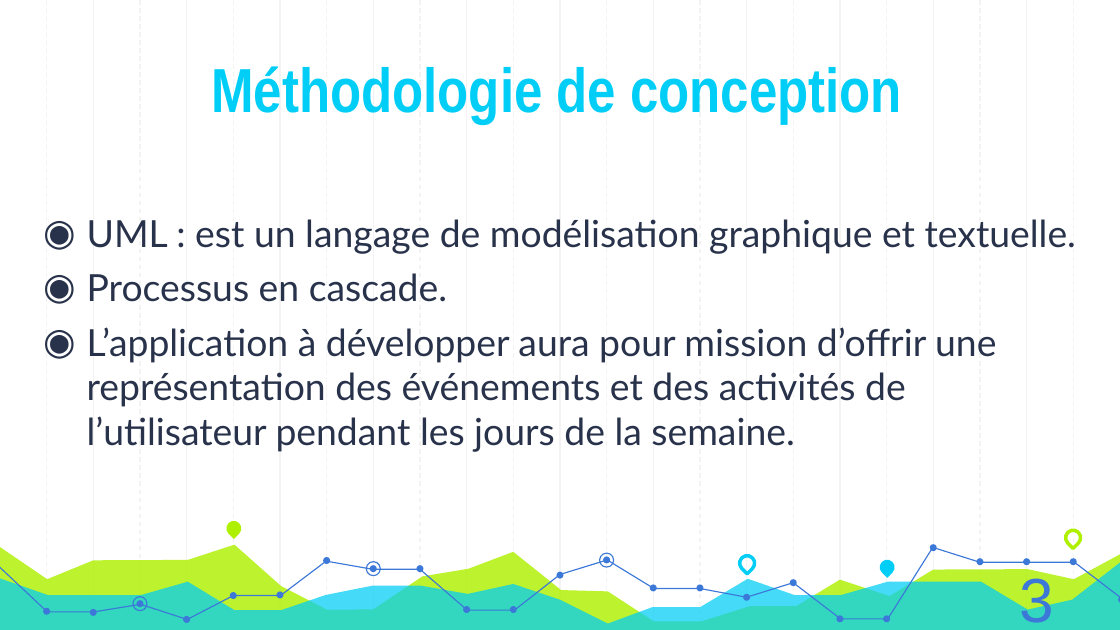
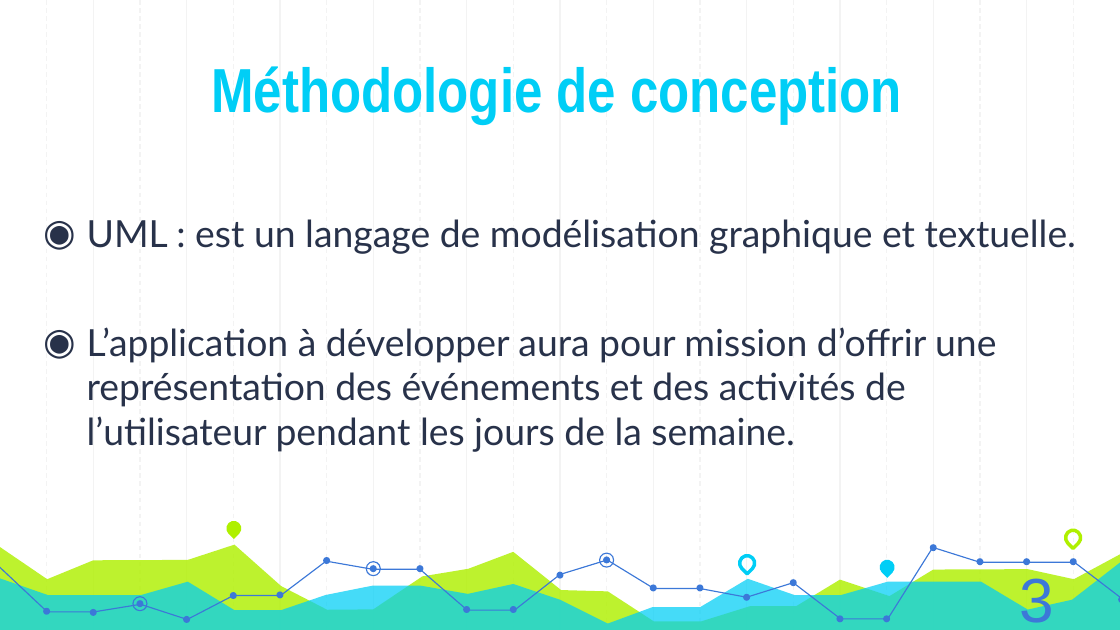
Before and after one commit to AzeddineZadir/docpfc, a slide deck: slide 6 of présentation licence 3.pptx. Drawn at 1120x630 pixels with LibreOffice and Linux fonts; fonts in the diff are those of the drawing. Boxes give left, top, right and bottom in pixels: in the first picture for what was removed or moved away, otherwise in the second. Text is boxed around its words. In the diff, an @@ line names an element or a change of style, - is before the commit and + after.

```diff
--- a/présentation licence 3.pptx
+++ b/présentation licence 3.pptx
@@ text at box(87, 273, 447, 302): paragraph removed @@
-◉ Processus en cascade.
```
Also in this commit, not shown: 15 other slides changed, 1 slide added, 3 slides removed, 1 other file.
